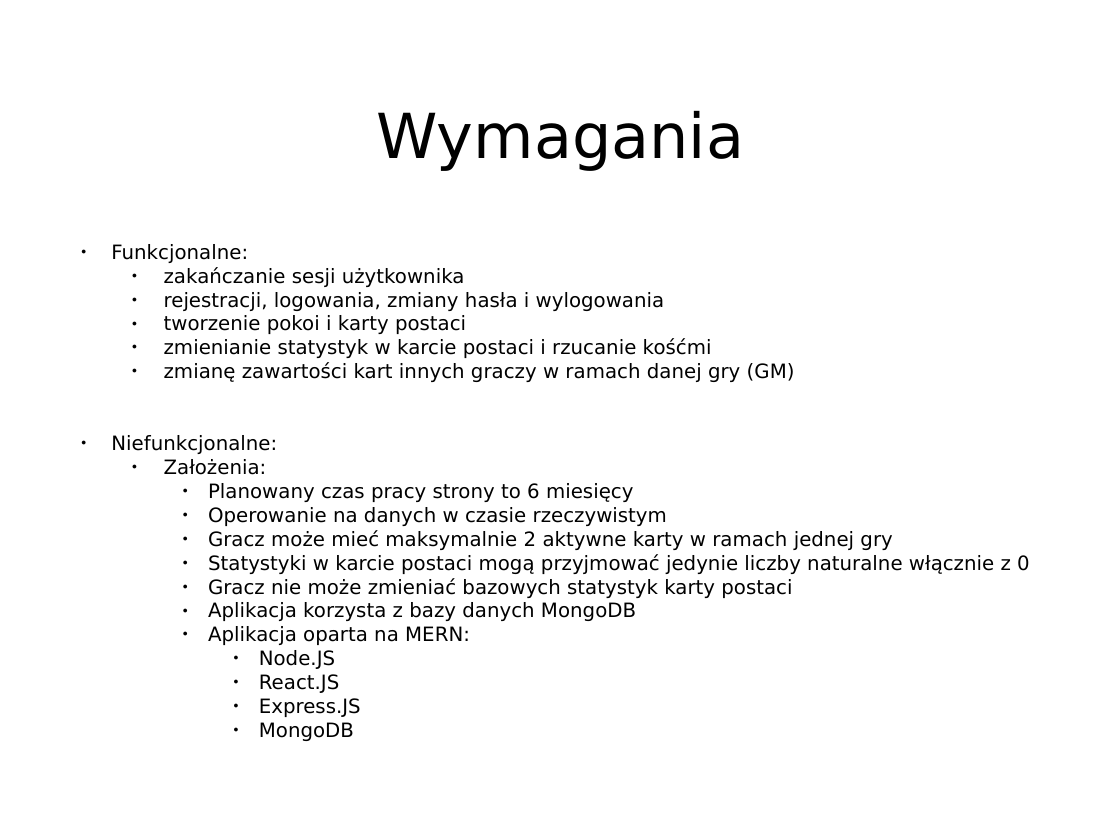
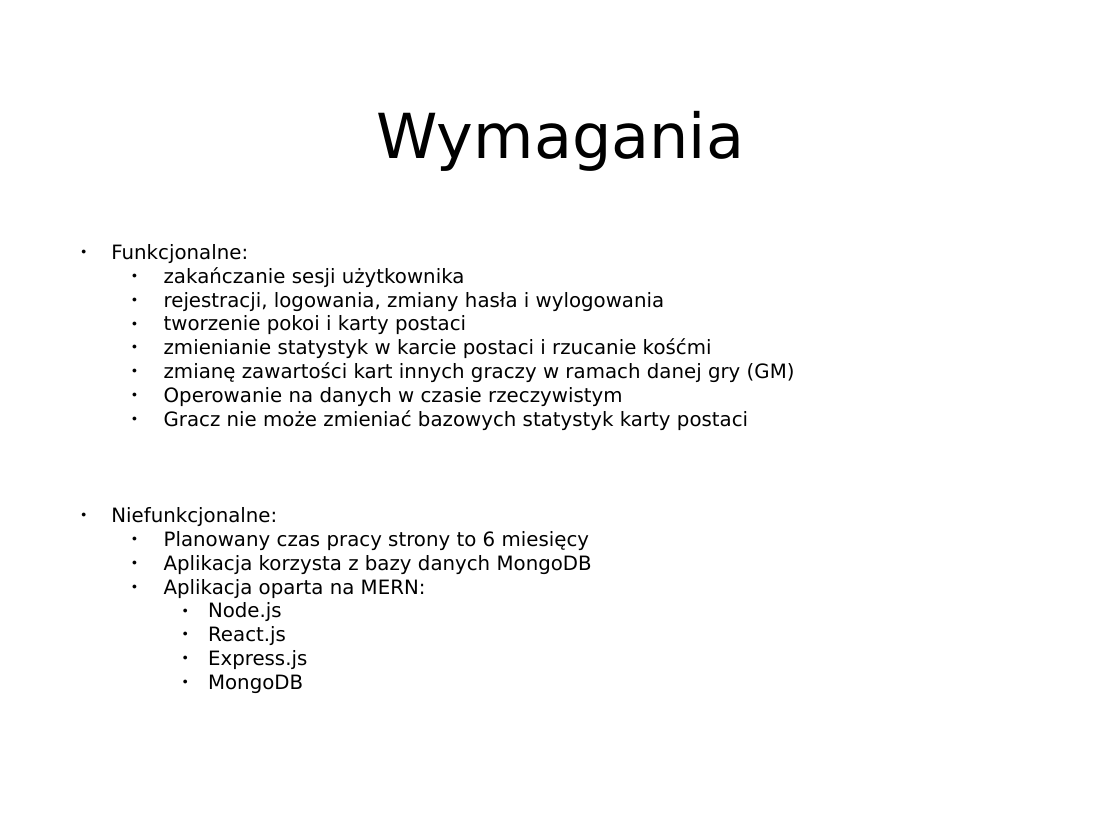
Before and after one commit to TheVivent-Politechnika-Lodzka/io_webrpg, a slide deck: slide 3 of IO_WebRPG.ppt. Drawn at 1120x840 pixels with LibreOffice and Linux fonts; fonts in the diff are those of the drawing. Boxes give left, top, right and bottom in pixels: in the first picture for what was removed or moved away, otherwise in the second. Text is boxed around its words. In the diff, an @@ line names an element or a change of style, - is before the commit and + after.

```diff
--- a/IO_WebRPG.ppt
+++ b/IO_WebRPG.ppt
@@ text at [164,387,748,430]: paragraphs added @@
+  ● Operowanie na danych w czasie rzeczywistym
+  ● Gracz nie może zmieniać bazowych statystyk karty postaci
@@ text at [164,459,267,475]: paragraph removed @@
-  ● Założenia:
@@ text at [208,507,1030,598]: paragraphs removed @@
-    ● Operowanie na danych w czasie rzeczywistym
-    ● Gracz może mieć maksymalnie 2 aktywne karty w ramach jednej gry
-    ● Statystyki w karcie postaci mogą przyjmować jedynie liczby naturalne włącznie z 0
-    ● Gracz nie może zmieniać bazowych statystyk karty postaci
@@ text at [164,531,592,693]: list level 3 to 2 in "Planowany czas pracy strony to ..."; list level 3 to 2 in "Aplikacja korzysta z bazy danych ..."; list level 3 to 2 in "Aplikacja oparta na MERN:"; list level 4 to 3 in "MongoDB" @@
@@ text at [208,602,307,669]: text changed @@
-      ● Node.JS
-      ● React.JS
-      ● Express.JS
+    ● Node.js
+    ● React.js
+    ● Express.js
```
Also in this commit, not shown: 4 other slides changed.
